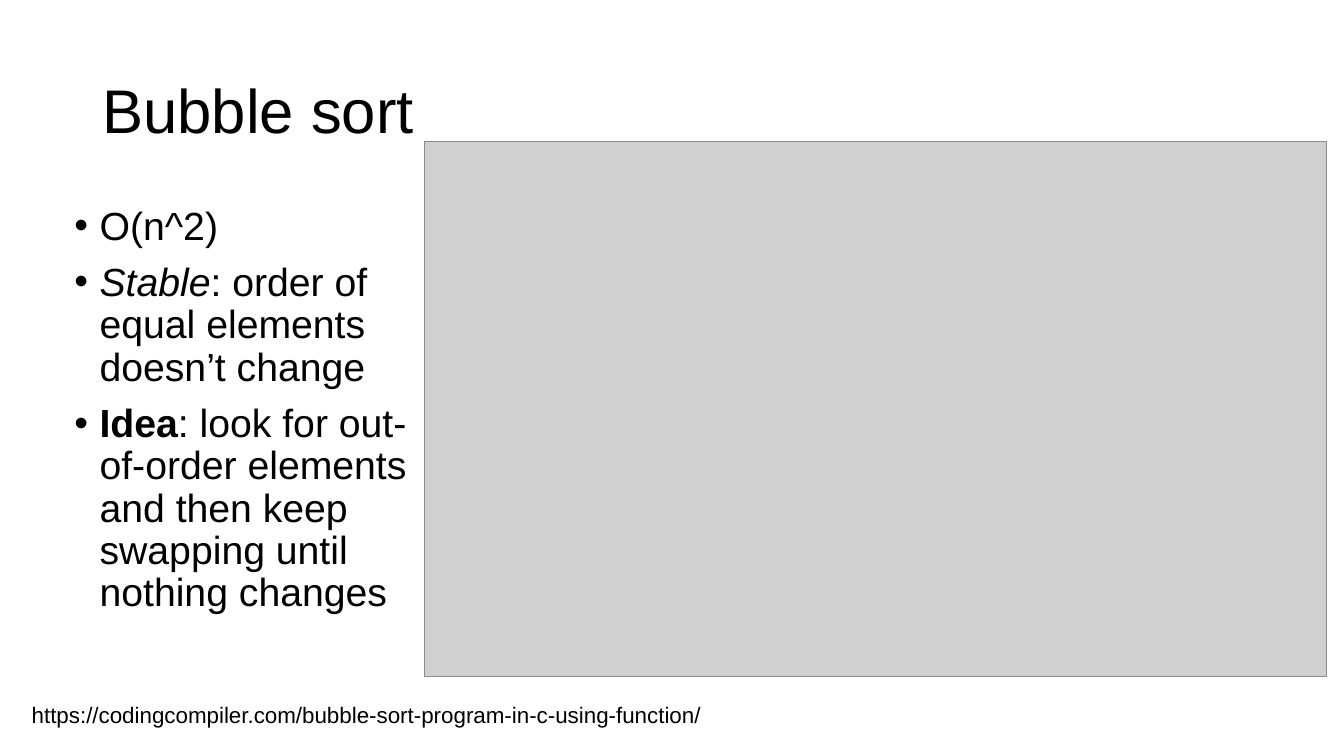
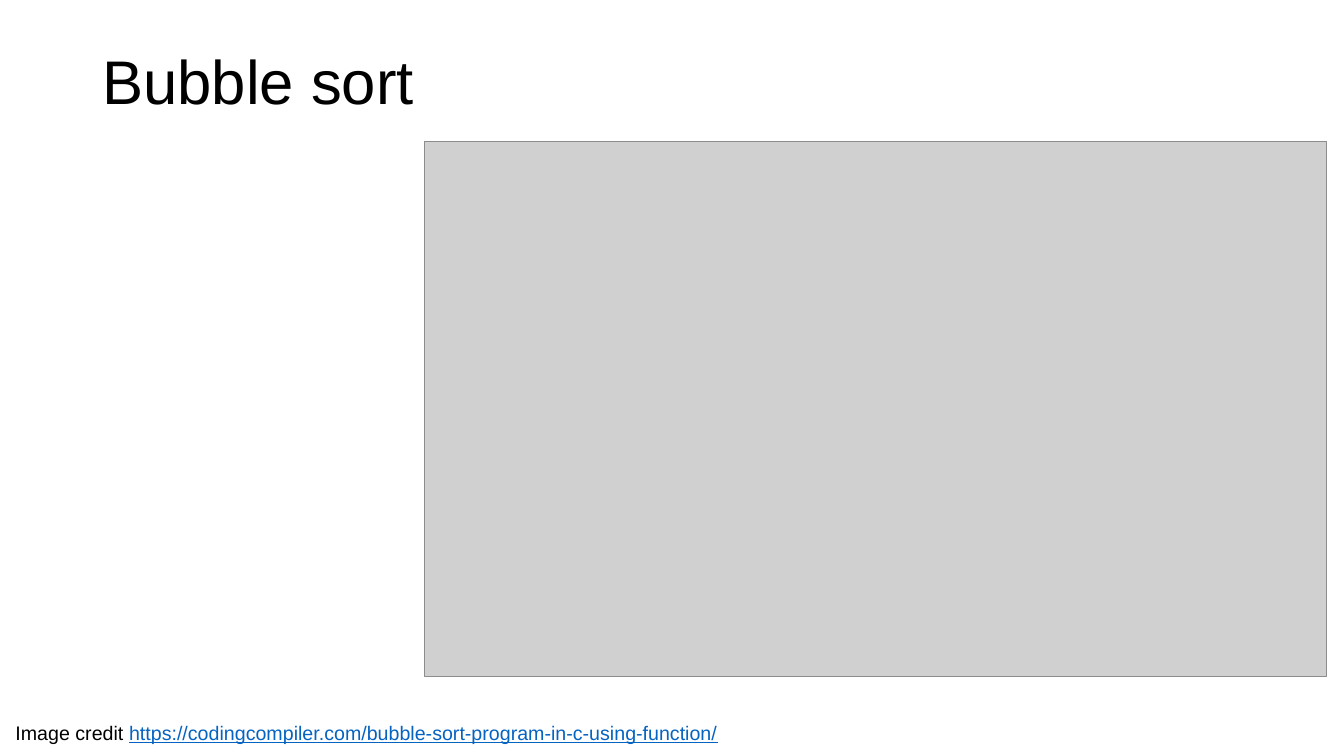
Before and after one commit to parrt/msds689, a slide deck: slide 3 of notes/sorting.pptx. Drawn at 1344x756 pixels with LibreOffice and Linux fonts; fonts in the diff are those of the drawing; grey boxes stand for pictures; background and template pictures are left out. Boxes give left, top, right and bottom in pixels: in the first picture for what was removed or moved away, otherwise in the second. Text is boxed around its words. In the diff, an @@ line names an element or a change of style, - is before the commit and + after.

```diff
--- a/notes/sorting.pptx
+++ b/notes/sorting.pptx
@@ title "Bubble sort": place and size @@
-title "Bubble sort" at bbox=[102, 88, 414, 134]
+title "Bubble sort" at bbox=[102, 59, 414, 105]
@@ text removed at bbox=[100, 211, 407, 614] @@
-• O(n^2)
-• Stable: order of
-  equal elements
-  doesn’t change
-• Idea: look for out-of-order elements and then keep
-  swapping until
-  nothing changes
@@ text at bbox=[15, 725, 717, 744]: text changed; size 16 to 14 pt; text colour #000000 to #0563C1 @@
-https://codingcompiler.com/bubble-sort-program-in-c-using-function/
+Image credit https://codingcompiler.com/bubble-sort-program-in-c-using-function/
```
Also in this commit, not shown: 5 other slides changed, 2 slides added, 4 other files.
